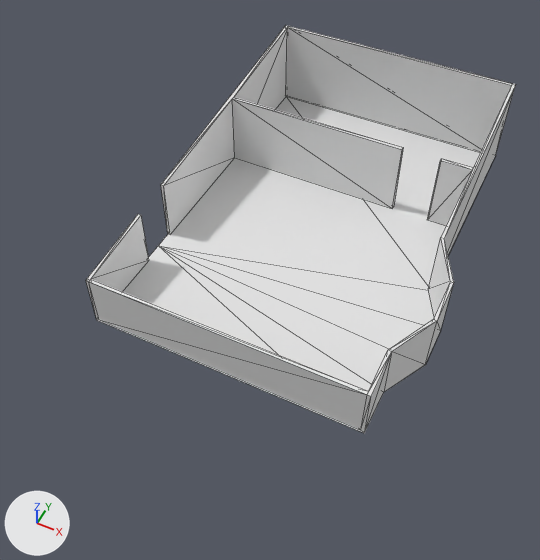
The FBX model Content/House/houseWB.FBX: old version first, new version second.
One viewpoint serves both versions: a camera (50 mm lens) standing at (5.2, -17.0, 20.3) and looking at (-3.3, 0.1, -1.0). Arrows for +X, +Y and +Z are at lower left; the lights stay in place. Mesh edges are drawn as thin lines. Where no turn or scale is listed for an object, it has been applied to the vertices. Vertices at the same position are counted once.

The first picture shows 'house'.
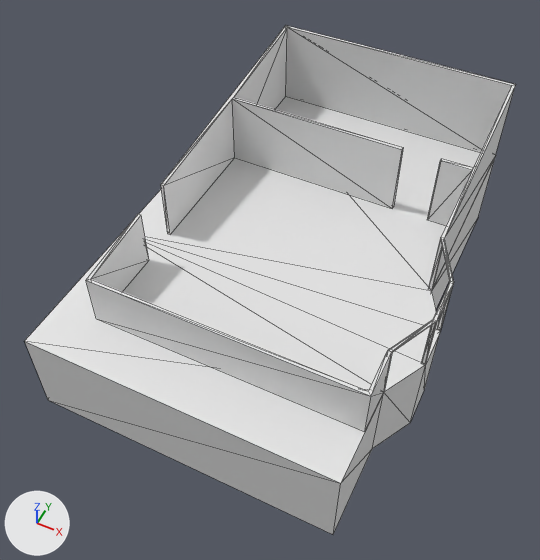
Commit message: One more update on house model

Pixel boxes [x1, y1, x2, y2] of what changed, in the pictures (540 x 560 px):
'house', reshaped (14% wider, 25% taller)
    before: [86, 25, 516, 433]
    after: [25, 25, 516, 534]

The edits, one by one:
me_mesh is used by ob_house; location (0.02, -0.06, 0.0).
me_mesh had 77 vertices, 99 faces and spanned x -7.5..3.4, y -5.0..10.0, z 0.0..3.5.
me_mesh now has 98 vertices, 149 faces and spans x -9.1..3.4, y -6.9..10.0, z -3.6..3.5.
Part 1, on me_mesh:
16 vertices are removed from x -7.5..2.5, y -5.0..10.0, z 0.0..3.5.
64 faces are deleted.
32 vertices are added at x -9.1..3.4, y -6.9..10.0, z -3.6..2.6.
5 new vertices lie (0.0, 0.0, -3.6) away from vertices in x 2.5..3.4, y -3.4..10.0, z 0.0.
114 new faces join them.
